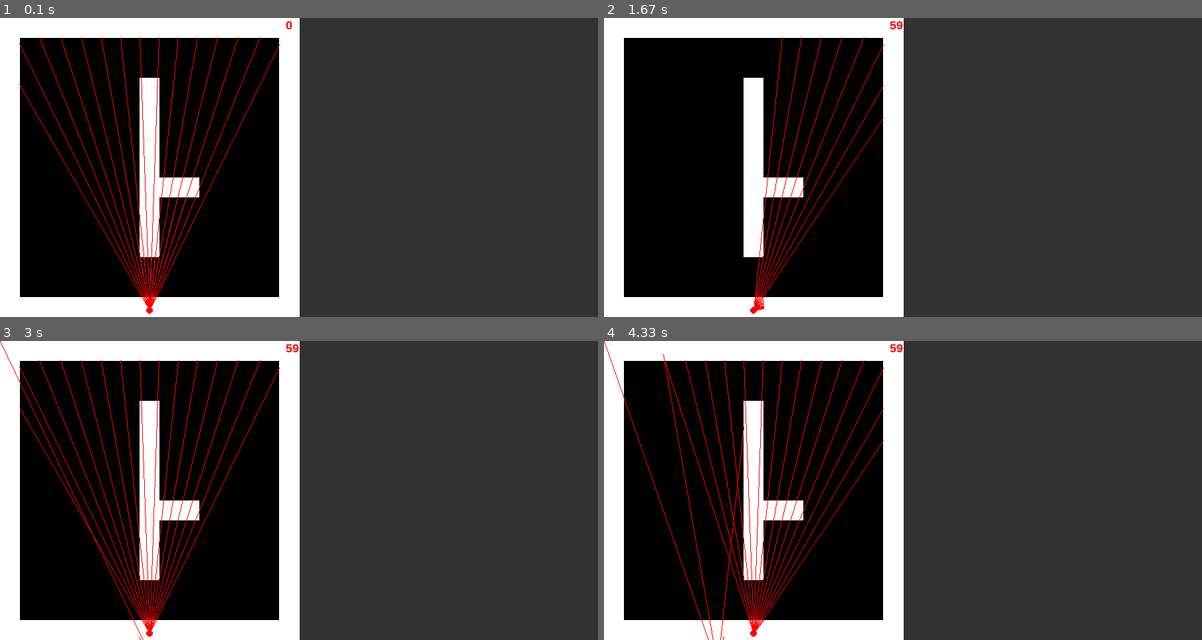
Above: before the commit, frames 1-4 (two rows, left to right).
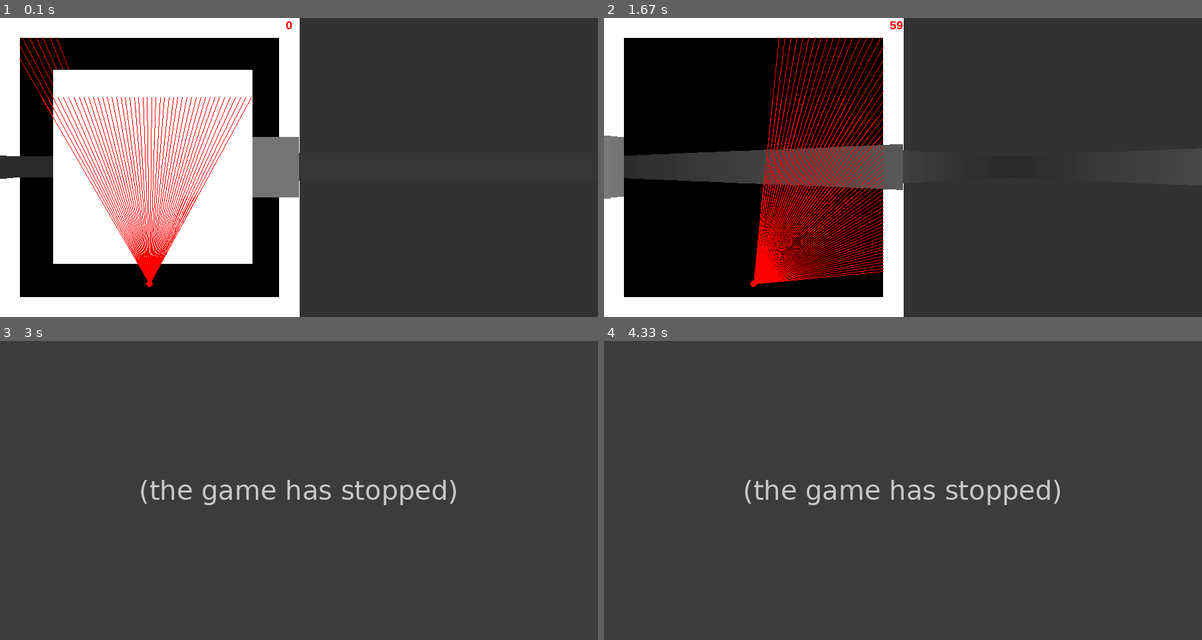
Above: after the commit, the same moments.

Repository: ArtonLong/pygame
Game: pygame game, started from raycasting_test/raycasting.py
Two runs of this game, one before a commit and one after it. Both use one fixed random seed, a clock stepped at 60 frames per second and the inputs below.
Inputs:
- Up to frame 1 (0.1 s): no input
- Up to frame 2 (1.67 s): hold Right 0.33-0.8 s; hold Up 0.83-1.13 s
- Up to frame 3 (3 s): hold Left 1.67-2.2 s; hold Down 2.23-2.53 s; hold S 2.23-2.53 s; hold Left 2.57-2.97 s
- Up to frame 4 (4.33 s): hold Up 3-3.37 s; hold W 3-3.37 s; hold Right 3.4-4.03 s; hold Down from 4.07 s (still down); hold S from 4.07 s (still down)

The runs differ from the first frame. In frame 1, 23% of the frame differs, in the area x 0-51%, y 6-99%; in frame 2, 12%; in frame 3, 51%, in the area x 0-77%, y 0-100%; in frame 4, 51%.
Error after the commit: IndexError: list assignment index out of range (map.py line 116); the game stopped at 2.6 s (later frames are placeholders)

Commit message:
need to figure out how to render the raycasts correctly

Diff:
--- a/raycasting_test/map.py
+++ b/raycasting_test/map.py
@@ -2,6 +2,7 @@
 from pygame.locals import *
 
 from settings import *
+from ray import Ray
 
 class Object:
     def __init__(self, width, height, depth, x, y, z, color: tuple[int,int,int]):
@@ -79,9 +80,9 @@
             [1,0,0,0,0,0,0,(1,1,1),0,0,0,0,0,0,1],
             [1,0,0,0,0,0,0,(1,1,1),0,0,0,0,0,0,1],
             [1,0,0,0,0,0,0,(1,1,1),(1,1,1),(1,1,1),0,0,0,0,1],
-            [1,0,0,0,0,0,0,(1,1,1),0,0,0,0,0,0,1],
-            [1,0,0,0,0,0,0,(1,1,1),0,0,0,0,0,0,1],
-            [1,0,0,0,0,0,0,(1,1,1),0,0,0,0,0,0,1],
+            [1,0,0,0,0,0,0,0,0,0,0,0,0,0,1],
+            [1,0,0,0,0,0,0,0,0,0,0,0,0,0,1],
+            [1,0,0,0,0,0,0,0,0,0,0,0,0,0,1],
             [1,0,0,0,0,0,0,0,0,0,0,0,0,0,1],
             [1,0,0,0,0,0,0,0,0,0,0,0,0,0,1],
             [1,1,1,1,1,1,1,1,1,1,1,1,1,1,1],
@@ -109,8 +110,33 @@
             if tc[2] == 1:
                 pygame.draw.rect(surface, (255,255,255), (self.tile_coords_to_map(tc), (TILESIZE, TILESIZE)))
 
-    #def create_height_slice(self):
+    def create_height_slice(self, ray: Ray):
+        width_tile = self.width_grid[int(ray.wall_hit_y // TILESIZE)][int(ray.wall_hit_x // TILESIZE)]
+        if width_tile == 1:
+            self.height_grid[int(ray.distance // -TILESIZE)] = [1] * COLS
+            return
+        if type(width_tile) == tuple:
+            for y in range(width_tile[2]):
+                self.height_grid[int(ray.distance // -TILESIZE)][width_tile[1] + y] = 1
 
+    def reset_hight_map(self):
+        self.height_grid = [
+            [1,1,1,1,1,1,1,1,1,1,1,1,1,1,1],
+            [1,0,0,0,0,0,0,0,0,0,0,0,0,0,1],
+            [1,0,0,0,0,0,0,0,0,0,0,0,0,0,1],
+            [1,0,0,0,0,0,0,0,0,0,0,0,0,0,1],
+            [1,0,0,0,0,0,0,0,0,0,0,0,0,0,1],
+            [1,0,0,0,0,0,0,0,0,0,0,0,0,0,1],
+            [1,0,0,0,0,0,0,0,0,0,0,0,0,0,1],
+            [1,0,0,0,0,0,0,0,0,0,0,0,0,0,1],
+            [1,0,0,0,0,0,0,0,0,0,0,0,0,0,1],
+            [1,0,0,0,0,0,0,0,0,0,0,0,0,0,1],
+            [1,0,0,0,0,0,0,0,0,0,0,0,0,0,1],
+            [1,0,0,0,0,0,0,0,0,0,0,0,0,0,1],
+            [1,0,0,0,0,0,0,0,0,0,0,0,0,0,1],
+            [1,0,0,0,0,0,0,0,0,0,0,0,0,0,1],
+            [1,1,1,1,1,1,1,1,1,1,1,1,1,1,1],
+        ]
 
     def compute_width(self):
         for r in range(len(self.width_grid)):
--- a/raycasting_test/player.py
+++ b/raycasting_test/player.py
@@ -7,7 +7,7 @@
 class Player:
     def __init__(self):
 
-        self.camera = pygame.Vector2(WIDTH/2, HEIGHT-10)
+        self.camera = pygame.Vector2(WIDTH/2, HEIGHT-50)
         self.rotation_angle = 270 * (math.pi / 180)
         self.turn_direction = 0
         self.walk_direction = 0
--- a/raycasting_test/ray.py
+++ b/raycasting_test/ray.py
@@ -14,9 +14,10 @@
     return math.sqrt((x2-x1)*(x2-x1)+(y2-y1)*(y2-y1))
 
 class Ray:
-    def __init__(self, angle, ray_point: pygame.Vector2, map, is_height = False):
+    def __init__(self, angle, player, ray_point: pygame.Vector2, map, is_height = False):
         self.angle = normalize_angle(angle)
         self.ray_point = ray_point
+        self.player = player
         self.map = map
         self.is_height = is_height
 
@@ -27,6 +28,9 @@
 
         self.wall_hit_x = 0
         self.wall_hit_y = 0
+
+        self.distance = 0
+        self.color = 255
 
     def cast(self):
         found_horizontal_wall = False
@@ -113,9 +117,16 @@
         if horizontal_distance < vertical_distance:
             self.wall_hit_x = horizontal_hit_x
             self.wall_hit_y = horizontal_hit_y
+            self.distance = horizontal_distance
         else:
             self.wall_hit_x = vertical_hit_x
             self.wall_hit_y = vertical_hit_y
+            self.distance = vertical_distance
+
+        self.distance *= math.cos(self.player.rotation_angle - self.angle)
+
+        self.color *= (60 / self.distance)
+        self.color = max(min(255, self.color), 0)
 
     def render(self, surface):
         pygame.draw.line(surface, (255,0,0), self.ray_point, (self.wall_hit_x, self.wall_hit_y))
@@ -130,7 +141,7 @@
     def cast_hight_rays(self):
         ray_pitch = (self.player.pitch_angle - FOV/2)
         for i in range(NUM_RAYS):
-            height_ray = Ray(ray_pitch, self.player.height_ray_point, self.map, is_height=True)
+            height_ray = Ray(ray_pitch, self.player, self.player.height_ray_point, self.map, is_height=True)
             height_ray.cast()
             self.height_rays.append(height_ray)
 
@@ -141,16 +152,33 @@
         self.height_rays = []
         ray_angle = (self.player.rotation_angle - FOV/2)
         for i in range(NUM_RAYS):
-            width_ray = Ray(ray_angle, self.player.width_ray_point, self.map)
+            width_ray = Ray(ray_angle, self.player, self.player.width_ray_point, self.map)
             width_ray.cast()
+            self.map.create_height_slice(width_ray)
             self.cast_hight_rays()
             self.width_rays.append(width_ray)
 
             ray_angle += FOV / NUM_RAYS
+        self.map.reset_hight_map()
 
 
     def render(self, screen):
-        for r in self.width_rays:
-            r.render(screen)
-        for r in self.height_rays:
-            r.render(screen)
+
+        for i, ray in enumerate(self.width_rays):
+            ray.render(screen)
+
+            line_height = (TILESIZE/ray.distance) * 400
+
+            draw_begin = (HEIGHT/2) - (line_height/2)
+            draw_end = line_height
+
+            pygame.draw.rect(screen, (ray.color, ray.color, ray.color), (i*RESULUTION, draw_begin, RESULUTION, draw_end))
+
+        for i, ray in enumerate(self.height_rays):
+            ray.render(screen)
+            line_height = (TILESIZE/ray.distance) * 400
+
+            draw_begin = (HEIGHT/2) - (line_height/2)
+            draw_end = line_height
+
+            pygame.draw.rect(screen, (ray.color, ray.color, ray.color), (i*RESULUTION + OFFSET, draw_begin, RESULUTION, draw_end))
--- a/raycasting_test/raycasting.py
+++ b/raycasting_test/raycasting.py
@@ -42,7 +42,7 @@
             self.DISPLAY_SURF.fill((50,50,50), ((OFFSET, 0),(WIDTH, HEIGHT)))
             pygame.draw.line(self.DISPLAY_SURF, (255,255,255), (WIDTH, 0), (WIDTH, HEIGHT), 1)
 
-            self.map.draw_width(self.DISPLAY_SURF)
+            #self.map.draw_width(self.DISPLAY_SURF)
             self.map.draw_height(self.DISPLAY_SURF)
 
             self.player.update(self.DISPLAY_SURF)
--- a/raycasting_test/settings.py
+++ b/raycasting_test/settings.py
@@ -10,6 +10,6 @@
 
 FOV = 60 * (math.pi / 180)
 RESULUTION = 10
-NUM_RAYS = int((WIDTH/3) // RESULUTION)
+NUM_RAYS = int(WIDTH // RESULUTION)
 
 OFFSET = WIDTH
